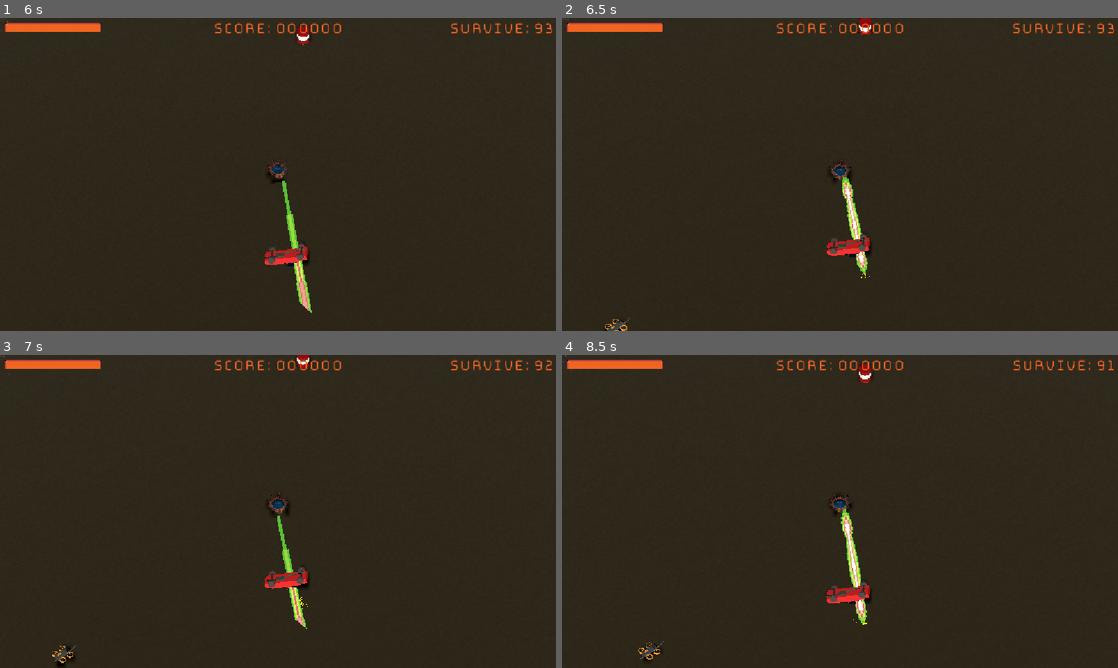
Above: before the commit, frames 1-4 (two rows, left to right).
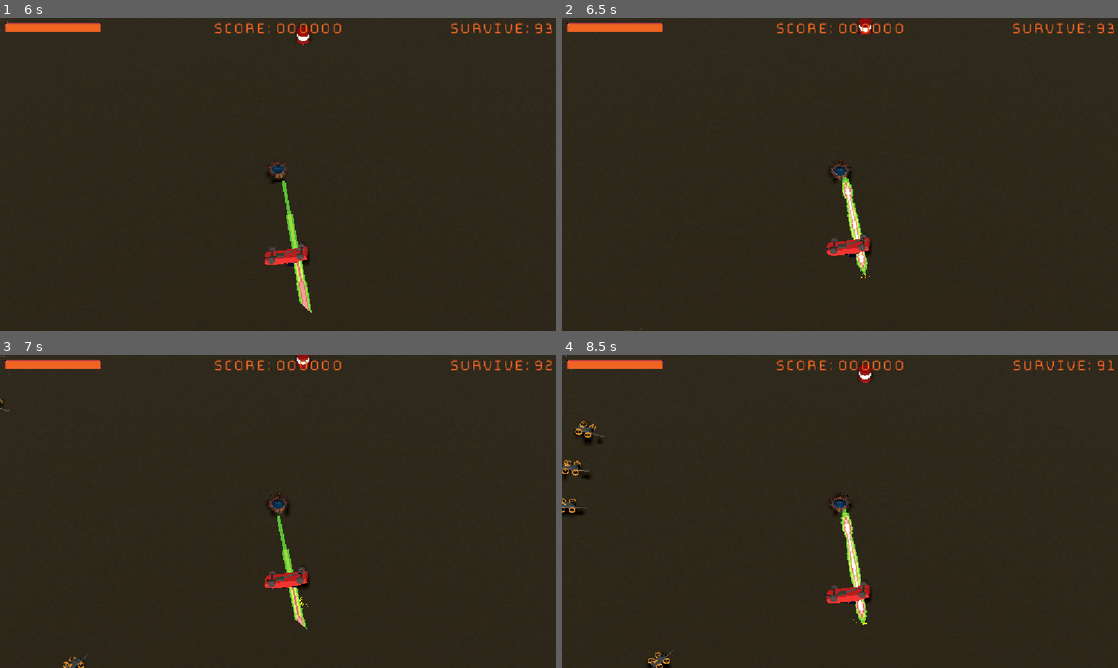
Above: after the commit, the same moments.

Repository: Gamkedo/terminus-2k28
Game: Godot game, scene res://level_menu.tscn
Two runs of this game, one before a commit and one after it. Both use one fixed random seed, a clock stepped at 60 frames per second and the inputs below.
Inputs (mouse positions are in pixels of both pictures, inside the frame that each line leads up to):
- Up to frame 1 (6 s): click (278, 161) at 0.5 s; move the mouse to (400, 158) at 1.27 s; press the mouse at (400, 158) at 1.28 s; hold D (walk_right) 1.28-2 s; release the mouse at (400, 158) at 2 s; drag from (166, 190) to (250, 237) at 2.02 s; move the mouse to (333, 105) at 2.77 s; hold D (walk_right) 2.78-3.5 s; hold X (toggle_mouse_capture) 2.78-3.5 s; click (333, 105) at 3.05 s; drag from (250, 237) to (111, 127) at 3.52 s; move the mouse to (444, 221) at 4.27 s; hold A (walk_left) 4.28-5 s; hold 1 (weapon1) 4.28-5 s; click (444, 221) at 4.55 s; drag from (111, 127) to (194, 96) at 5.02 s; move the mouse to (305, 174) at 5.77 s; hold S (walk_down) from 5.78 s (still down); hold 3 (weapon3) from 5.78 s (still down)
- Up to frame 2 (6.5 s): keep holding S (walk_down); keep holding 3 (weapon3); click (867, 174) at 6.05 s
- Up to frame 3 (7 s): release S (walk_down) at 6.5 s; release 3 (weapon3) at 6.5 s; drag from (194, 433) to (166, 527) at 6.52 s
- Up to frame 4 (8.5 s): move the mouse to (962, 495) at 7.27 s; hold W (walk_up) 7.28-8 s; hold 5 (weapon5) 7.28-8 s; click (962, 495) at 7.55 s; drag from (728, 527) to (812, 574) at 8.02 s

Frame 1 is identical in both runs. In frame 2, 0.1% of the frame differs, in the area x 0-15%, y 17-100%; in frame 3, 0.2%; in frame 4, 0.7%, in the area x 0-20%, y 21-100%.

Commit message:
Working on replacing my placeholder 3d model with special billboard android variant for immersive level to use the navmesh

Diff:
--- a/Scenes - Levels/Level Loader/loading_load_story_text.gd
+++ b/Scenes - Levels/Level Loader/loading_load_story_text.gd
@@ -6,8 +6,8 @@
 	if "Arcade" in scene_loading.scene_path:
 		text = "The creators of the machines want you to stay asleep.\n\nIn order to wake up, the first battle is in cyberspace."
 	elif "Survivor" in scene_loading.scene_path:
-		text = "Your mind is free.\n\nThey're coming for you.\n\nSurvive until the resistance can airlift you out."
+		text = "Your mind is free. They're coming for you.\n\nSurvive until the resistance can airlift you out.\n\nAutofire, autoaim, and weapon stacking activated."
 	elif "Immersive" in scene_loading.scene_path:
-		text = "We've dropped you off at the data center.\n\nFinish the mission."
+		text = "We've dropped you off at the data center.\n\nFinish the mission.\n\nSwitching to precision mode"
 	else: # no loading scene text
 		text = ""
--- a/Scenes - Levels/areaSurvivor.tscn
+++ b/Scenes - Levels/areaSurvivor.tscn
@@ -5,7 +5,6 @@
 [ext_resource type="Texture2D" uid="uid://bsrs3o1e171q1" path="res://Textures/dirt-ground.png" id="1_hcq85"]
 [ext_resource type="PackedScene" uid="uid://eewdly8oh15j" path="res://Scenes - Objects/player.tscn" id="2_hcq85"]
 [ext_resource type="Script" uid="uid://bap106b6ivci0" path="res://Scripts/camera/iso_tracking.gd" id="3_42ddl"]
-[ext_resource type="PackedScene" uid="uid://k63f3er0k7u7" path="res://Scenes - Objects/enemy_model_demo.tscn" id="4_hcq85"]
 [ext_resource type="Script" uid="uid://bp36fivqnl7k6" path="res://Scripts/gameplay/player/stacking_weapons_manager.gd" id="6_tmxv0"]
 [ext_resource type="PackedScene" uid="uid://wdglasw32mes" path="res://Scenes - Objects/enemy_roombye.tscn" id="7_155sy"]
 [ext_resource type="Script" uid="uid://dgtikgscqcp3m" path="res://Scripts/gameplay/player/auto_aim_component.gd" id="7_v3a74"]
@@ -205,7 +204,7 @@
 [node name="EnemyLooper" type="Node3D" parent="." unique_id=1010977497 node_paths=PackedStringArray("enemy_container")]
 script = ExtResource("15_v3a74")
 enemy_container = NodePath("../Enemies")
-enemy_list = Array[PackedScene]([ExtResource("7_155sy"), ExtResource("11_vx5xs"), ExtResource("4_hcq85"), ExtResource("15_ocn12")])
+enemy_list = Array[PackedScene]([ExtResource("7_155sy"), ExtResource("11_vx5xs"), ExtResource("15_ocn12")])
 
 [node name="PauseMenu" parent="." unique_id=850452313 instance=ExtResource("16_ocn12")]
 visible = false
--- a/Scenes - Objects/enemy_model_demo.tscn
+++ b/Scenes - Objects/enemy_model_demo.tscn
@@ -3,6 +3,7 @@
 [ext_resource type="Script" uid="uid://do3on4l85eckh" path="res://Scripts/gameplay/enemies/enemy_model_demo.gd" id="1_ltojq"]
 [ext_resource type="PackedScene" uid="uid://b67ej3la4722g" path="res://Scenes - Objects/pickup_health.tscn" id="2_hmo62"]
 [ext_resource type="PackedScene" uid="uid://cc2gbvpkv4j7f" path="res://Models (game format)/example-tread-robot.glb" id="2_o2cbc"]
+[ext_resource type="Texture2D" uid="uid://cyo5rvku750pi" path="res://Sprites/android.png" id="3_edmo1"]
 [ext_resource type="Material" uid="uid://dkjck5am51jr4" path="res://Materials/placeholder-metal.tres" id="3_ltojq"]
 [ext_resource type="Material" uid="uid://bserx1t3urxwu" path="res://Materials/placeholder-glow red.tres" id="4_q0jld"]
 [ext_resource type="PackedScene" uid="uid://dv1ejsbmpxf2k" path="res://Scripts/gameplay/enemies/perception_component.tscn" id="6_olwmm"]
@@ -11,21 +12,94 @@
 [ext_resource type="PackedScene" uid="uid://h0po6vsg8rdt" path="res://Scripts/gameplay/enemies/nav/seek_target.tscn" id="9_bd8qa"]
 [ext_resource type="Script" uid="uid://d4a3thpjgicrr" path="res://Scenes - Objects/default_enemy_movement_handler.gd" id="10_bd8qa"]
 
+[sub_resource type="AtlasTexture" id="AtlasTexture_w1rim"]
+atlas = ExtResource("3_edmo1")
+region = Rect2(0, 0, 14, 25)
+
+[sub_resource type="AtlasTexture" id="AtlasTexture_b5yxc"]
+atlas = ExtResource("3_edmo1")
+region = Rect2(14, 0, 14, 25)
+
+[sub_resource type="SpriteFrames" id="SpriteFrames_obnb6"]
+animations = [{
+"frames": [{
+"duration": 1.0,
+"texture": SubResource("AtlasTexture_w1rim")
+}, {
+"duration": 1.0,
+"texture": SubResource("AtlasTexture_b5yxc")
+}],
+"loop": 1,
+"name": &"default",
+"speed": 4.0
+}]
+
+[sub_resource type="AtlasTexture" id="AtlasTexture_66sjo"]
+atlas = ExtResource("3_edmo1")
+region = Rect2(0, 25, 14, 25)
+
+[sub_resource type="AtlasTexture" id="AtlasTexture_w8a2o"]
+atlas = ExtResource("3_edmo1")
+region = Rect2(14, 25, 14, 25)
+
+[sub_resource type="SpriteFrames" id="SpriteFrames_akcd5"]
+animations = [{
+"frames": [{
+"duration": 1.0,
+"texture": SubResource("AtlasTexture_66sjo")
+}, {
+"duration": 1.0,
+"texture": SubResource("AtlasTexture_w8a2o")
+}],
+"loop": 1,
+"name": &"default",
+"speed": 4.0
+}]
+
+[sub_resource type="BoxMesh" id="BoxMesh_7tbbo"]
+
 [sub_resource type="CylinderShape3D" id="CylinderShape3D_7tbbo"]
 height = 2.8747559
 radius = 0.85791016
-
-[sub_resource type="BoxMesh" id="BoxMesh_7tbbo"]
 
 [node name="EnemyModelDemo" type="Node3D" unique_id=533656628 node_paths=PackedStringArray("nav_movement_handler") groups=["enemy"]]
 script = ExtResource("1_ltojq")
 nav_movement_handler = NodePath("DefaultEnemyMovementHandler")
 drop = ExtResource("2_hmo62")
 
+[node name="BillboardFront" type="AnimatedSprite3D" parent="." unique_id=981741464]
+transform = Transform3D(1, 0, 0, 0, 1, 0, 0, 0, 1, 0, 1.4575043, 0)
+modulate = Color(0.74, 0.05919999, 0.05919999, 1)
+pixel_size = 0.15
+billboard = 1
+texture_filter = 0
+sprite_frames = SubResource("SpriteFrames_obnb6")
+autoplay = "default"
+
+[node name="BillboardBack" type="AnimatedSprite3D" parent="." unique_id=939738332]
+transform = Transform3D(1, 0, 0, 0, 1, 0, 0, 0, 1, 0, 1.4575043, 0)
+visible = false
+pixel_size = 0.15
+billboard = 1
+texture_filter = 0
+sprite_frames = SubResource("SpriteFrames_akcd5")
+autoplay = "default"
+
 [node name="example-tread-robot" parent="." unique_id=1928178245 instance=ExtResource("2_o2cbc")]
+visible = false
 
-[node name="TreadRobotExample" parent="example-tread-robot" index="0" unique_id=1172264329]
+[node name="TreadRobotExample" parent="example-tread-robot" index="0" unique_id=829737725]
 surface_material_override/0 = ExtResource("3_ltojq")
+
+[node name="RedEye Right" type="MeshInstance3D" parent="example-tread-robot" unique_id=565180225]
+transform = Transform3D(0.08485281, -0.08485281, 0, 0.08485281, 0.08485281, 0, 0, 0, 0.12, -0.15, 2.327, -0.242)
+mesh = SubResource("BoxMesh_7tbbo")
+surface_material_override/0 = ExtResource("4_q0jld")
+
+[node name="RedEye Left" type="MeshInstance3D" parent="example-tread-robot" unique_id=1315879811]
+transform = Transform3D(0.08485281, -0.08485281, 0, 0.08485281, 0.08485281, 0, 0, 0, 0.12, 0.15, 2.327, -0.242)
+mesh = SubResource("BoxMesh_7tbbo")
+surface_material_override/0 = ExtResource("4_q0jld")
 
 [node name="Area3D" type="Area3D" parent="." unique_id=1926181443]
 collision_layer = 2
@@ -34,16 +108,6 @@
 [node name="CollisionShape3D" type="CollisionShape3D" parent="Area3D" unique_id=119700671]
 transform = Transform3D(1, 0, 0, 0, 1, 0, 0, 0, 1, 0, 0.977417, 0)
 shape = SubResource("CylinderShape3D_7tbbo")
-
-[node name="RedEye Right" type="MeshInstance3D" parent="." unique_id=565180225]
-transform = Transform3D(0.08485281, -0.08485281, 0, 0.08485281, 0.08485281, 0, 0, 0, 0.12, -0.15, 2.327, -0.242)
-mesh = SubResource("BoxMesh_7tbbo")
-surface_material_override/0 = ExtResource("4_q0jld")
-
-[node name="RedEye Left" type="MeshInstance3D" parent="." unique_id=1315879811]
-transform = Transform3D(0.08485281, -0.08485281, 0, 0.08485281, 0.08485281, 0, 0, 0, 0.12, 0.15, 2.327, -0.242)
-mesh = SubResource("BoxMesh_7tbbo")
-surface_material_override/0 = ExtResource("4_q0jld")
 
 [node name="PerceptionComponent" parent="." unique_id=1716502930 node_paths=PackedStringArray("eyes") instance=ExtResource("6_olwmm")]
 scanning_mask = 4
--- a/Scripts/gameplay/level_manager/enemy_spawner.gd
+++ b/Scripts/gameplay/level_manager/enemy_spawner.gd
@@ -11,6 +11,7 @@
 	"TURRET": "res://Scenes - Objects/enemy_stationary_turret.tscn",
 	"ROOMBYE": "res://Scenes - Objects/enemy_roombye.tscn",
 	"FLOATING_HEAD": "res://Scenes - Objects/enemy_model_demo.tscn",
+	"SMART_ANDROID": "res://Scenes - Objects/enemy_model_demo.tscn",
 	}
 
 func spawn(enemy, spawn_amount) -> void:
